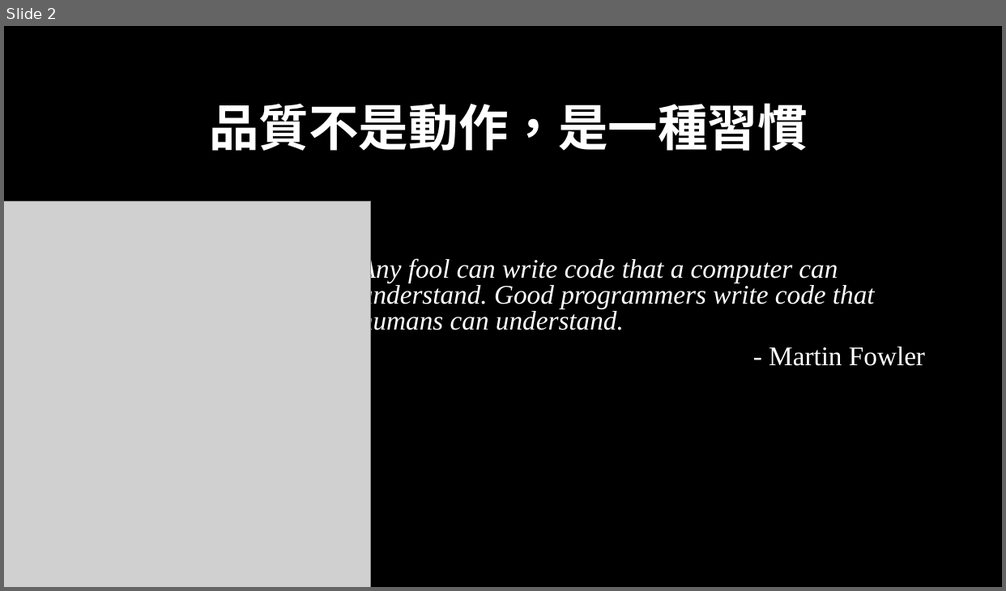
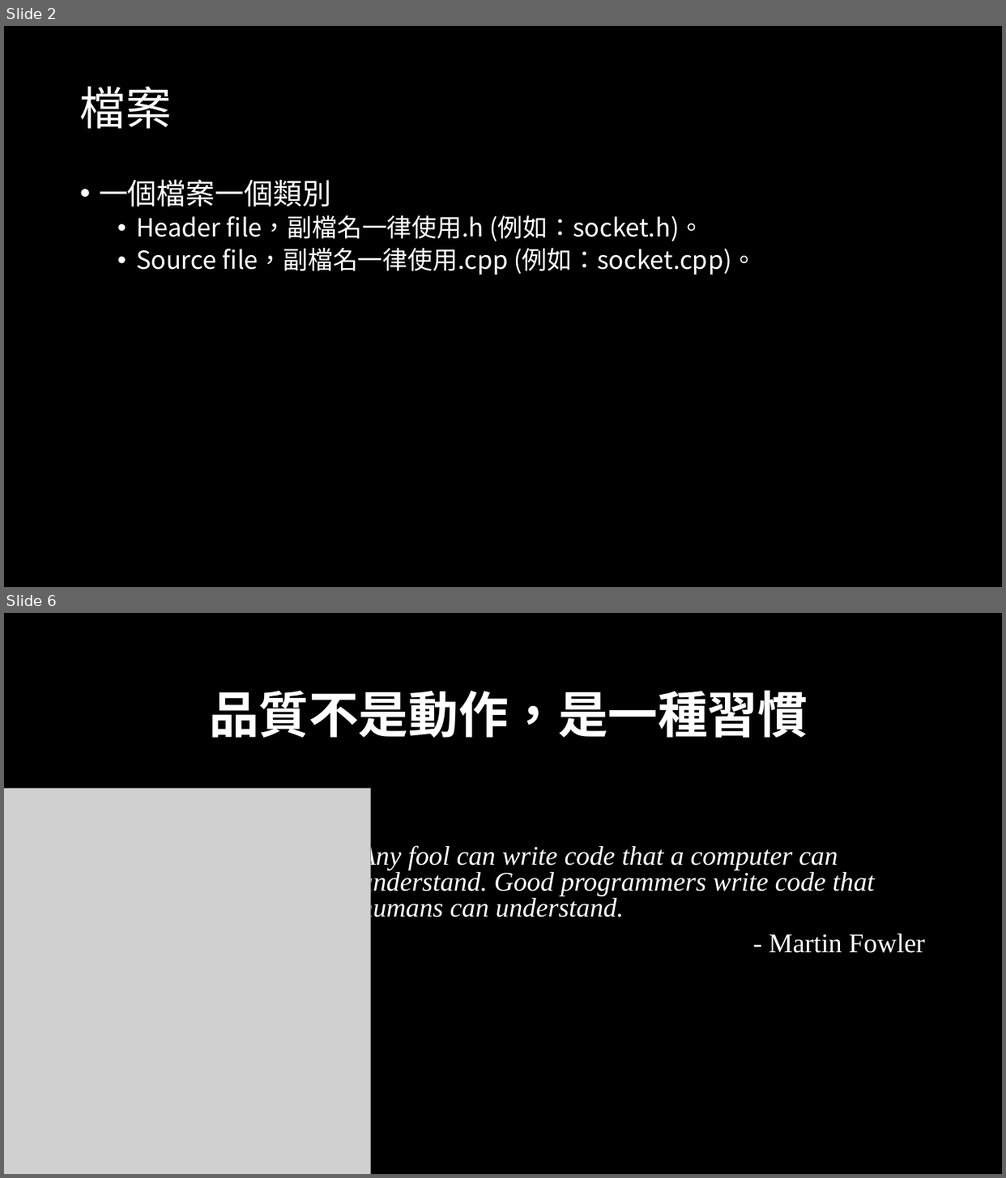
Before and after one commit to likesm0887/2019_HappyCamp_C-_Example, a slide deck: Code Smell.pptx. Shown one above the other, each under a label of ours: slide 2 before the commit, slides 2 and 6 after it; the slides between them are not shown. The pictures are 1006x591 and 1006x1178 pixels, drawn with LibreOffice and Linux fonts; fonts in the diff are those of the drawing; grey boxes stand for pictures. Boxes give left, top, right and bottom in pixels: in the first picture for what was removed or moved away, otherwise in the second. Text is boxed around its words. In the diff, an @@ line names an element or a change of style, - is before the commit and + after.

```diff
--- a/Code Smell.pptx
+++ b/Code Smell.pptx
@@ slide 2 added at (x1=4, y1=26, x2=1002, y2=587), background #000000 @@
@@ title added at (x1=80, y1=86, x2=172, y2=129), 44 pt, text #FFFFFF @@
+檔案
@@ text added at (x1=99, y1=179, x2=757, y2=275), 24 pt, text #FFFFFF @@
+• 一個檔案一個類別
+  • Header file，副檔名一律使用.h (例如：socket.h)。
+  • Source file，副檔名一律使用.cpp (例如：socket.cpp)。
@@ what was slide 2 is now slide 6 @@
```
Also in this commit, not shown: 2 slides changed, 3 other slides added, 2 other files.
